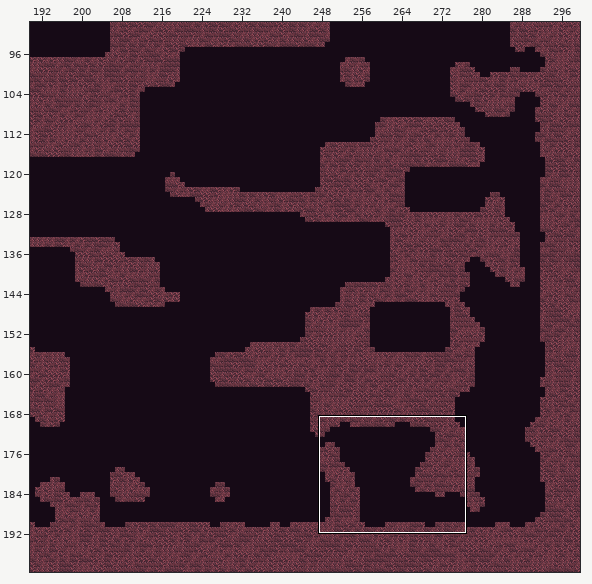
A Tiled map gets an edit: android/assets/maps/level1.tmx. The picture above shows the old version from afar; the outline marks the close-up.
Close-up. First the earlier version:
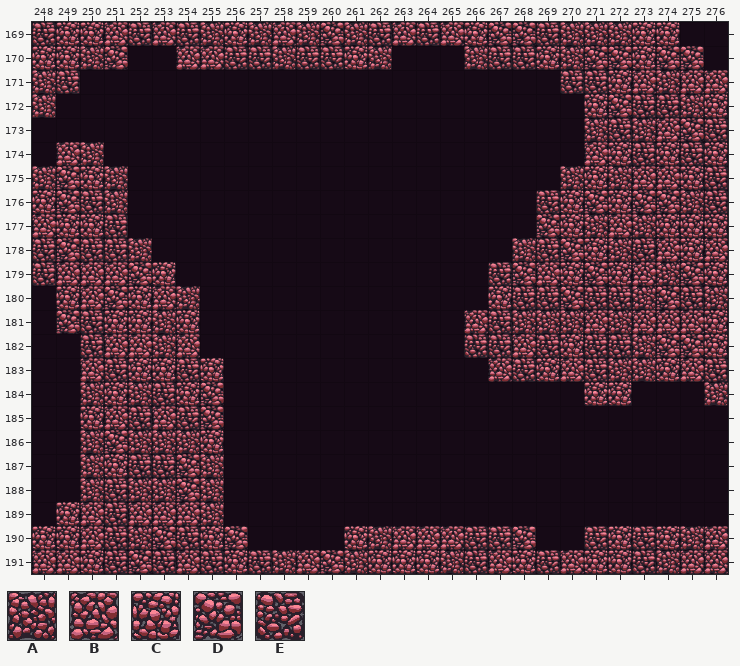
Cells are 64x64 px. Shown: x 248..276, y 169..191. The commit also changed other parts of the map, which this record leaves out.
Key: from "tileMapGutter": A 5, B 6, C 7, D 8, E 9.
_ is an empty cell.
Layers that did not change in this view are not listed.
Layer "terrain" before, first column x 248:
169 ECCBEBEACABADAEBEBCDDEAAACC__
170 CCAD__BBEEAEECA___AEECADDCDD_
171 AE____________________EECBABB
172 A______________________CDEEAC
173 _______________________AEABDE
174 _BA____________________BCECEC
175 ADCA__________________ACABBCE
176 CDEA_________________ECDCDDAE
177 BCCE_________________DCABACCC
178 EDEEA_______________AEDCAEBCB
179 EBBBDC_____________EDBCDCBADC
180 _CBDCBA____________CEEDEEADEA
181 _DECCAC___________BEAAABABBBC
182 __EBBAB___________EEBECEEADDC
183 __BECCEC___________BECBEAACBE
184 __ACAECD_______________CC___A
185 __CBEBED_____________________
186 __ADAAAC_____________________
187 __ACEEDA_____________________
188 __AEAADA_____________________
189 _CBEBBBA_____________________
190 CCBEADECD____CABBBEED__ECECAB
191 BBCEDEBECEABDACCCAEBCEBCCEABB
After the commit:
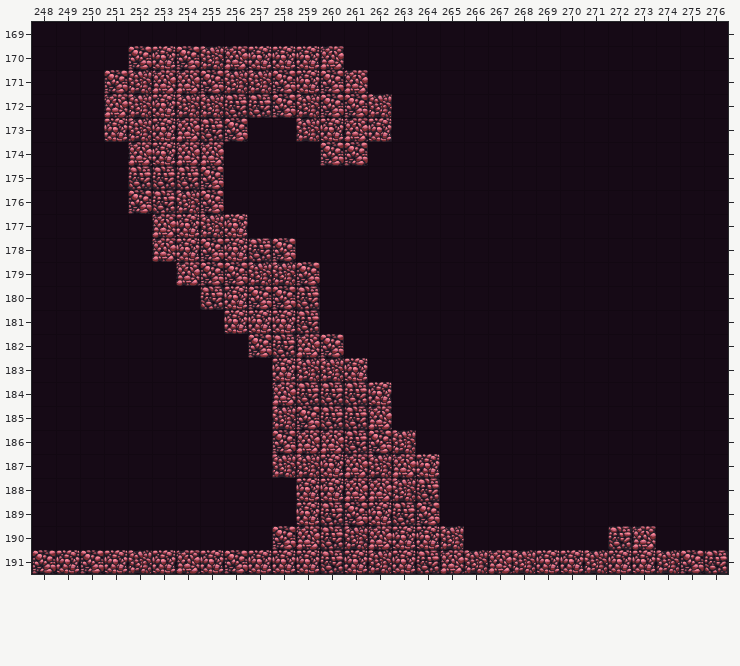
Edits made:
Layer "terrain":
y 169: x 248..274 ECCBEBEACABADAEBEBCDDEAAACC -> ___________________________
y 170: x 248..262 CCAD__BBEEAEECA -> ____DCDABCCCB__; x 266..275 AEECADDCDD -> __________
y 171: x 248..249 AE -> __; x 251..261 ___________ -> DABBDAADCDB; x 270..276 EECBABB -> _______
y 172: x 248 A -> _; x 251..262 ____________ -> BACAAEEDADDA; x 271..276 CDEEAC -> ______
y 173: x 251..256 ______ -> CACBED; x 259..262 ____ -> ACBC; x 271..276 AEABDE -> ______
y 174: x 249..250 BA -> __; x 252..255 ____ -> BCBB; x 260..261 __ -> DD; x 271..276 BCECEC -> ______
y 175: x 248..255 ADCA____ -> ____EEED; x 270..276 ACABBCE -> _______
y 176: x 248..255 CDEA____ -> ____DEAD; x 269..276 ECDCDDAE -> ________
y 177: x 248..251 BCCE -> ____; x 253..256 ____ -> BCAC; x 269..276 DCABACCC -> ________
y 178: x 248..258 EDEEA______ -> _____BCDCED; x 268..276 AEDCAEBCB -> _________
y 179: x 248..259 EBBBDC______ -> ______BDDAAD; x 267..276 EDBCDCBADC -> __________
y 180: x 249..259 CBDCBA_____ -> ______ECDDE; x 267..276 CEEDEEADEA -> __________
y 181: x 249..254 DECCAC -> ______; x 256..259 ____ -> CCCE; x 266..276 BEAAABABBBC -> ___________
y 182: x 250..254 EBBAB -> _____; x 257..260 ____ -> DEBD; x 266..276 EEBECEEADDC -> ___________
y 183: x 250..255 BECCEC -> ______; x 258..261 ____ -> CAAC; x 267..276 BECBEAACBE -> __________
y 184: x 250..255 ACAECD -> ______; x 258..262 _____ -> BEEEC; x 271..272 CC -> __; x 276 A -> _
y 185: x 250..255 CBEBED -> ______; x 258..262 _____ -> ADEEB
y 186: x 250..255 ADAAAC -> ______; x 258..263 ______ -> DBBEDA
y 187: x 250..255 ACEEDA -> ______; x 258..264 _______ -> AACBABC
y 188: x 250..255 AEAADA -> ______; x 259..264 ______ -> CCBBAE
y 189: x 249..255 CBEBBBA -> _______; x 259..264 ______ -> CEDCED
y 190: x 248..256 CCBEADECD -> _________; x 258..268 ___CABBBEED -> DBEABCCA___; x 271..276 ECECAB -> _EB___
y 191: x 248..253 BBCEDE -> DCDCAC; x 255..262 ECEABDAC -> CDCCCECA; x 264..266 CAE -> EBA; x 268..271 CEBC -> ACCA; x 273 E -> C; x 275..276 BB -> DE
Boxes around the changes in both close-ups, in picture pixels (x1, y1, x2, y2):
changed: (32, 22, 728, 574)
